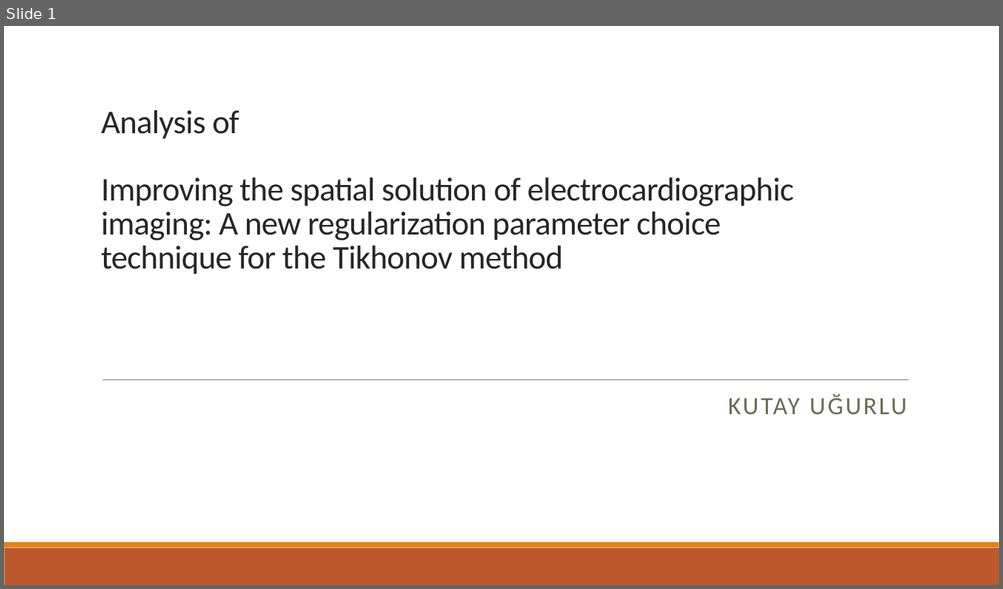
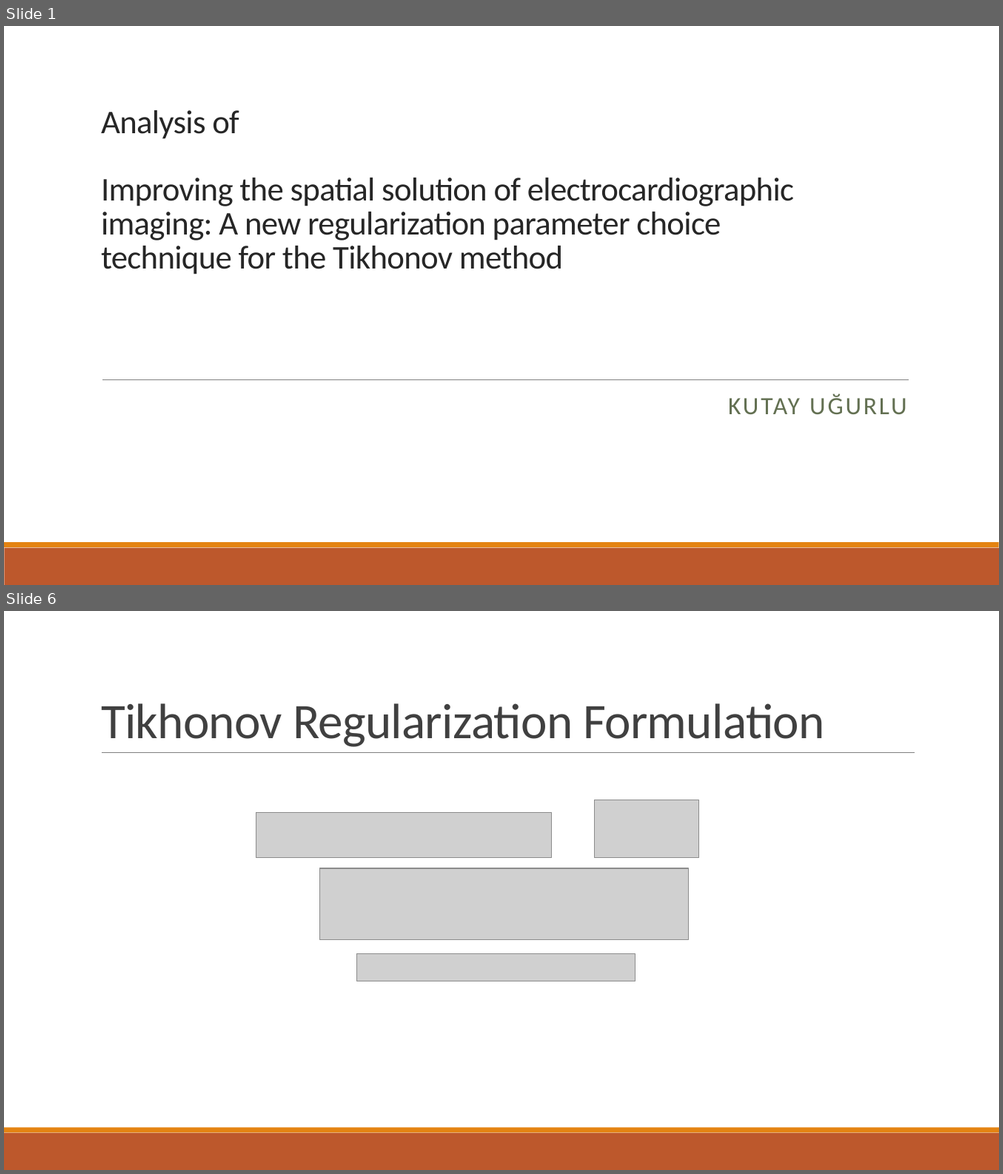
Before and after one commit to kutay-ugurlu/Tikhonov-Regularization-Parameter-Selection-ECGI, a slide deck: Presentation.pptx. Shown one above the other, each under a label of ours: slide 1 before the commit, slides 1 and 6 after it; the slides between them are not shown. The pictures are 1003x589 and 1003x1174 pixels, drawn with LibreOffice and Linux fonts; fonts in the diff are those of the drawing; grey boxes stand for pictures. Boxes give left, top, right and bottom in pixels: in the first picture for what was removed or moved away, otherwise in the second. Text is boxed around its words. In the diff, an @@ line names an element or a change of style, - is before the commit and + after.

```diff
--- a/Presentation.pptx
+++ b/Presentation.pptx
@@ slide 6 added at [4,611,999,1170], background #FFFFFF; not listed: 2 template elements that a slide beside it also shows @@
@@ title added at [101,703,824,747], 48 pt, text #404040 @@
+Tikhonov Regularization Formulation
@@ line added from (102, 753) to (915, 753), #808080 0.5 pt @@
@@ picture added at [595,800,700,858] @@
@@ picture added at [256,812,552,858] @@
@@ picture added at [319,869,688,940] @@
@@ picture added at [357,954,635,982] @@
```
Also in this commit, not shown: 6 other slides added, 1 slide removed, 1 other file.
